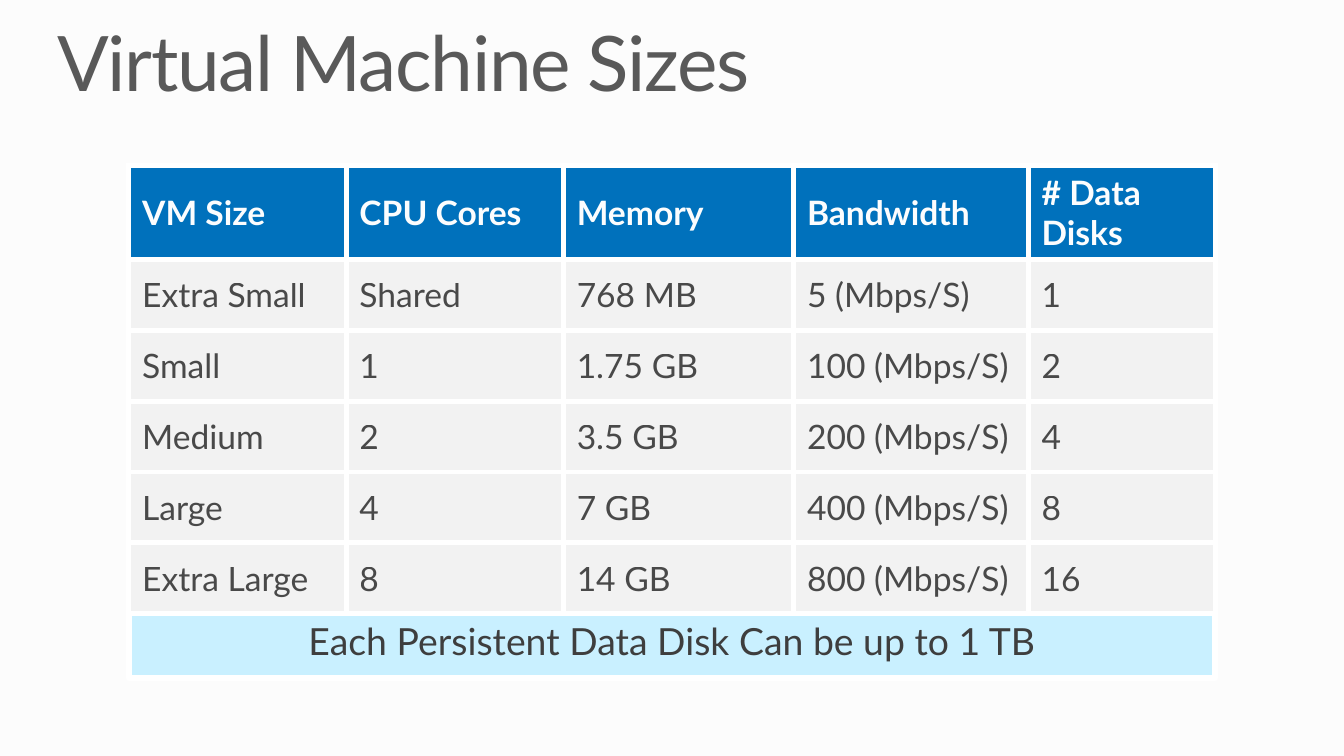
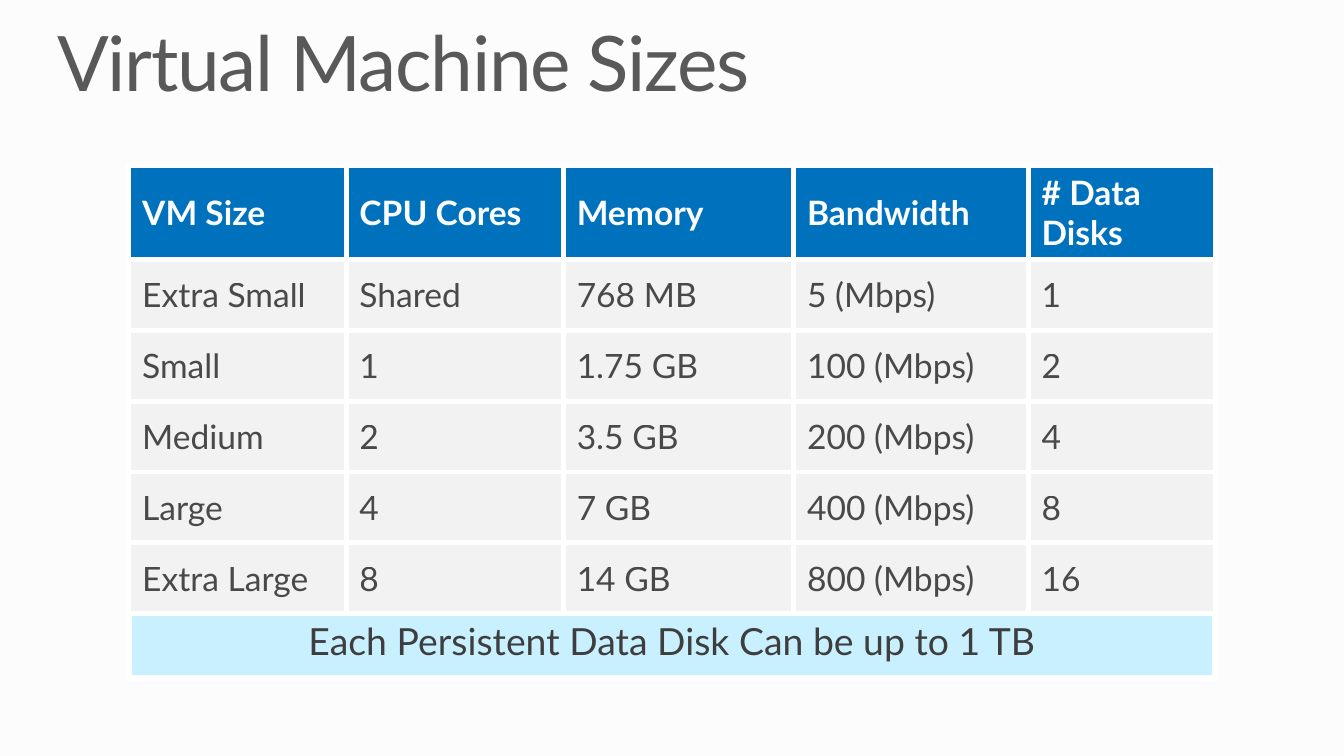
Before and after one commit to mwasham/WATK-Presentations, a slide deck: slide 17 of IaaSTechnicalOverview/IaaSTechnicalOverview.pptx. Drawn at 1344x756 pixels with LibreOffice and Linux fonts; fonts in the diff are those of the drawing; background and template pictures are left out. Boxes give left, top, right and bottom in pixels: in the first picture for what was removed or moved away, otherwise in the second. Text is boxed around its words. In the diff, an @@ line names an element or a change of style, - is before the commit and + after.

Commit message:
typo

```diff
--- a/IaaSTechnicalOverview/IaaSTechnicalOverview.pptx
+++ b/IaaSTechnicalOverview/IaaSTechnicalOverview.pptx
@@ table at [129, 165, 1216, 601] @@
-row 2, column 4: 5 (Mbps/S)
+row 2, column 4: 5 (Mbps)
-row 3, column 4: 100 (Mbps/S)
+row 3, column 4: 100 (Mbps)
-row 4, column 4: 200 (Mbps/S)
+row 4, column 4: 200 (Mbps)
-row 5, column 4: 400 (Mbps/S)
+row 5, column 4: 400 (Mbps)
-row 6, column 4: 800 (Mbps/S)
+row 6, column 4: 800 (Mbps)
```
